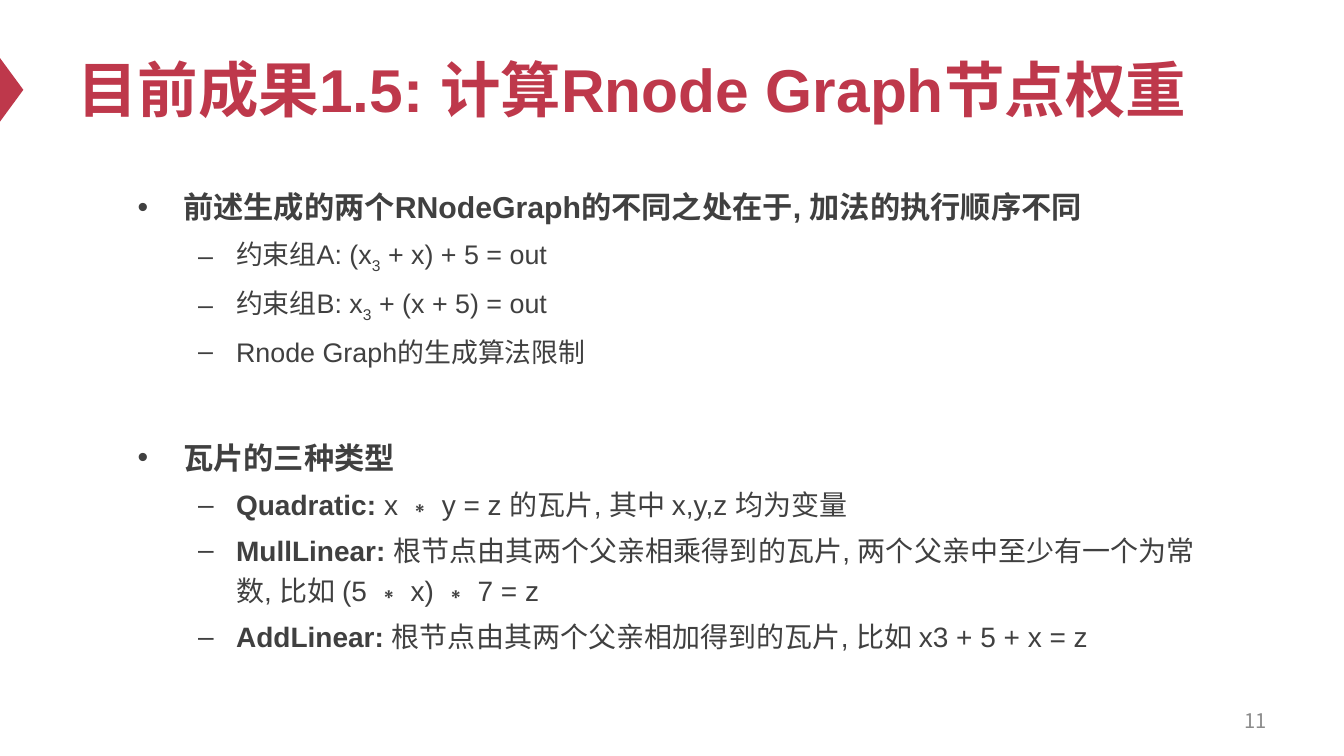
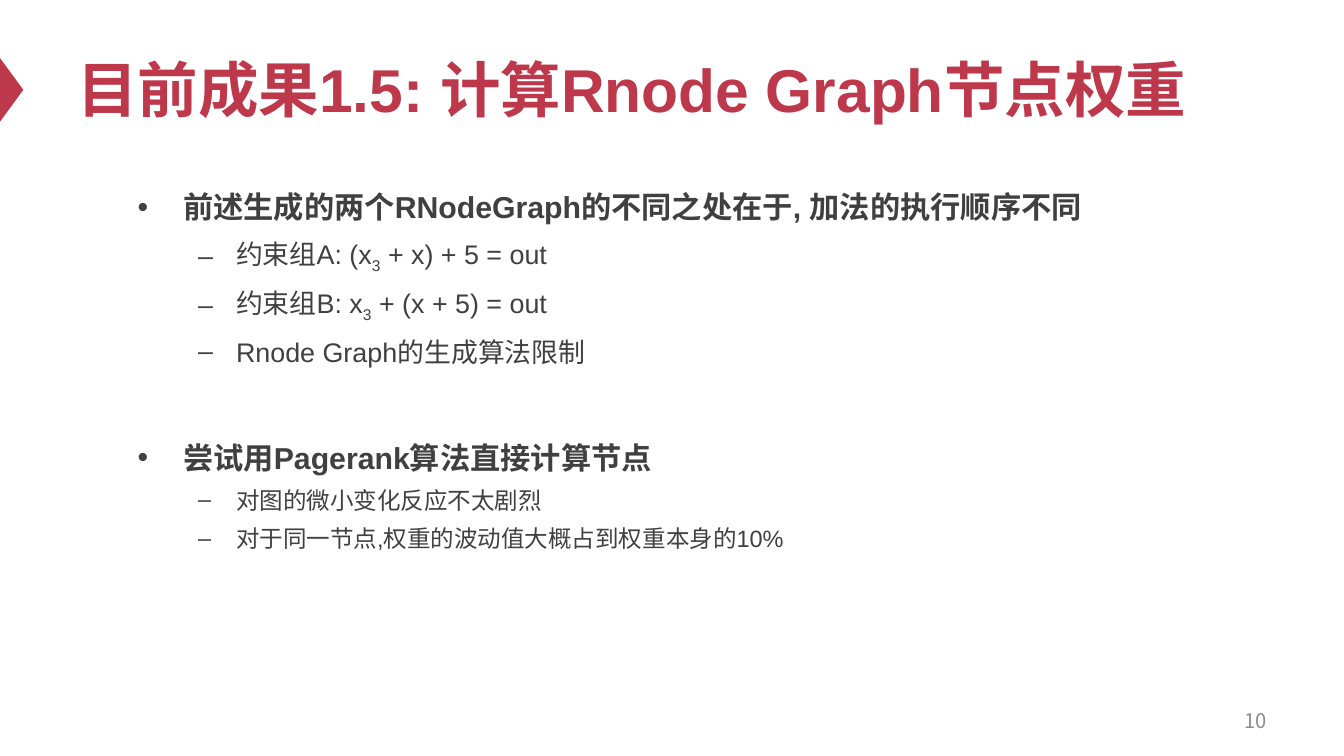
Before and after one commit to Ash1sc/R1CS-normal-form-generator, a slide deck: slide 10 of meeting_docs/中期答辩/中期答辩PPT.pptx (slide 11 before the commit). Drawn at 1344x756 pixels with LibreOffice and Linux fonts; fonts in the diff are those of the drawing. Boxes give left, top, right and bottom in pixels: in the first picture for what was removed or moved away, otherwise in the second. Text is boxed around its words. In the diff, an @@ line names an element or a change of style, - is before the commit and + after.

```diff
--- a/meeting_docs/中期答辩/中期答辩PPT.pptx
+++ b/meeting_docs/中期答辩/中期答辩PPT.pptx
@@ text at [183, 443, 784, 550]: text changed; size 20 to 16.8 pt @@
-• 瓦片的三种类型
-  – Quadratic: x ∗ y = z 的瓦片, 其中 x,y,z 均为变量
-  – MullLinear: 根节点由其两个父亲相乘得到的瓦片, 两个父亲中至少有一个为常数, 比如 (5 ∗ x) ∗ 7 = z
-  – AddLinear: 根节点由其两个父亲相加得到的瓦片, 比如 x3 + 5 + x = z
+• 尝试用Pagerank算法直接计算节点
+  – 对图的微小变化反应不太剧烈
+  – 对于同一节点,权重的波动值大概占到权重本身的10%
@@ page number at [1244, 713, 1266, 728]: text changed @@
-11
+10
```
Also in this commit, not shown: 2 other slides changed, 2 slides removed, 1 other file.
